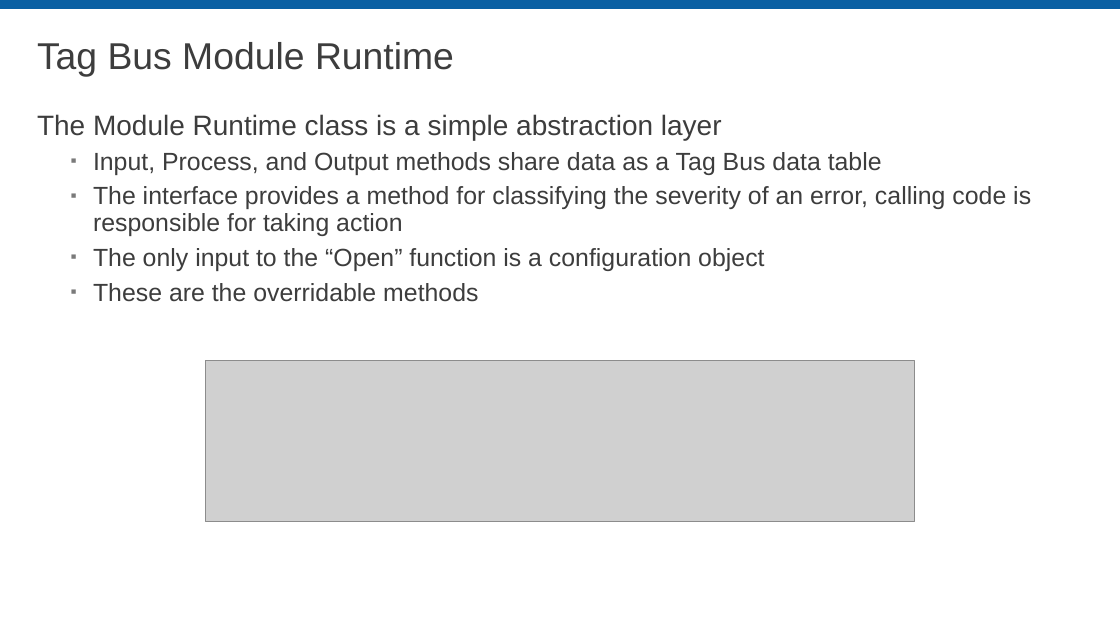
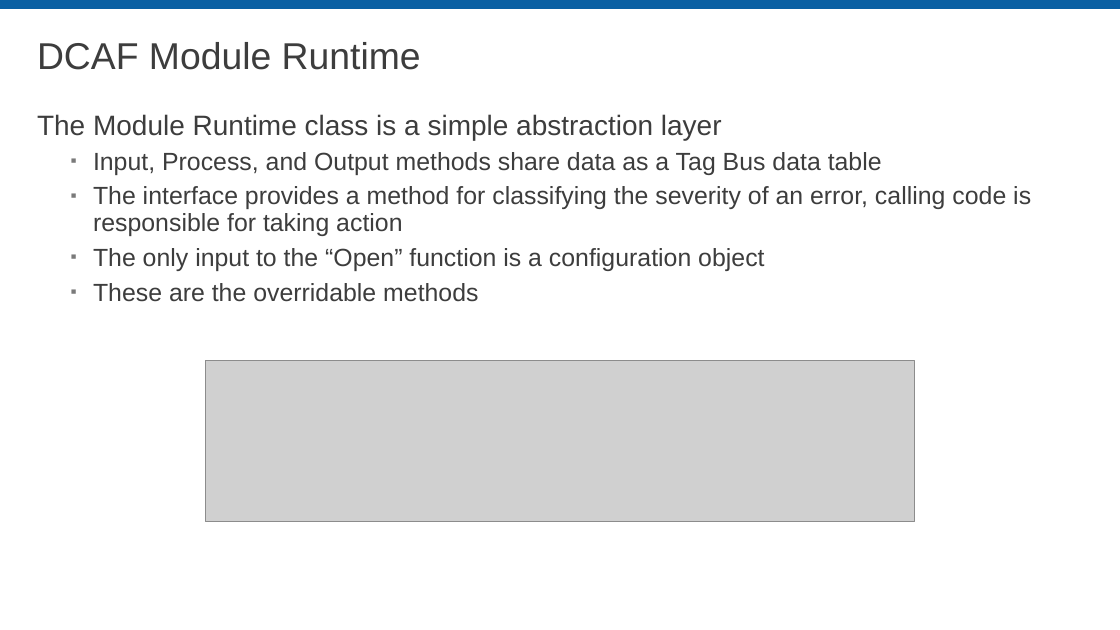
Before and after one commit to LabVIEW-DCAF/Documentation, a slide deck: slide 15 of Trunk/Presentations/A_Introduction to DCAF.pptx (slide 9 before the commit). Drawn at 1120x630 pixels with LibreOffice and Linux fonts; fonts in the diff are those of the drawing; grey boxes stand for pictures; background and template pictures are left out. Boxes give left, top, right and bottom in pixels: in the first picture for what was removed or moved away, otherwise in the second. Text is boxed around its words. In the diff, an @@ line names an element or a change of style, - is before the commit and + after.

```diff
--- a/Trunk/Presentations/A_Introduction to DCAF.pptx
+++ b/Trunk/Presentations/A_Introduction to DCAF.pptx
@@ title at [37, 42, 421, 70]: text changed @@
-Tag Bus Module Runtime
+DCAF Module Runtime
```
Also in this commit, not shown: 8 other slides changed, 1 slide added, 2 slides removed, 1 other file.
